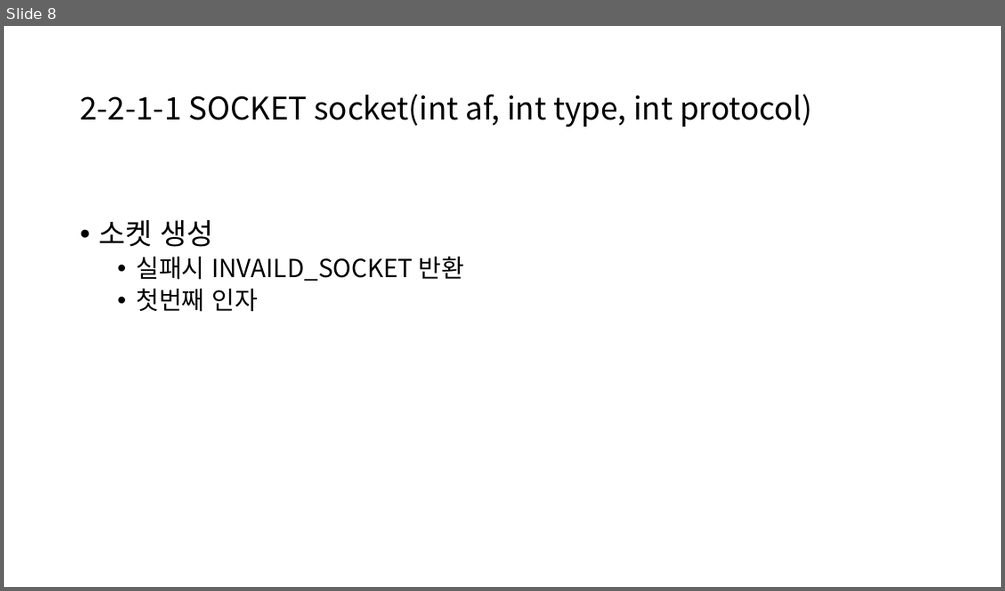
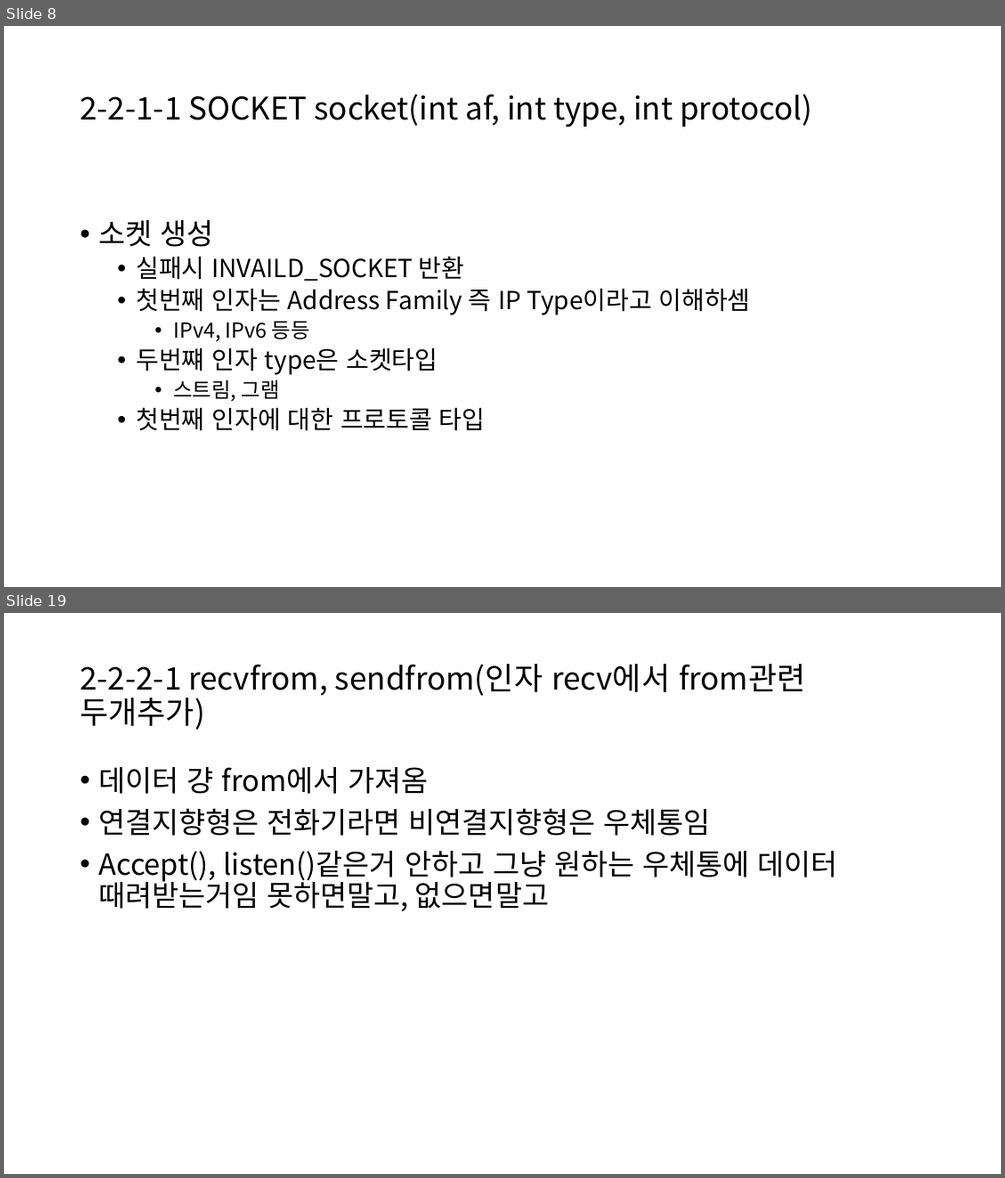
Before and after one commit to OnionLee/game_server_study, a slide deck: doc/온라인 게임 서버 - 기초편.pptx. Shown one above the other, each under a label of ours: slide 8 before the commit, slides 8 and 19 after it; the slides between them are not shown. The pictures are 1005x591 and 1005x1178 pixels, drawn with LibreOffice and Linux fonts; fonts in the diff are those of the drawing. Boxes give left, top, right and bottom in pixels: in the first picture for what was removed or moved away, otherwise in the second. Text is boxed around its words. In the diff, an @@ line names an element or a change of style, - is before the commit and + after.

Commit message:
에코서버 추가, 근데 넘모힘들어서 치다가 말았음, 시간많을때 더 치자

```diff
--- a/doc/온라인 게임 서버 - 기초편.pptx
+++ b/doc/온라인 게임 서버 - 기초편.pptx
@@ slide 19 added at [4,613,1001,1174], background #FFFFFF @@
@@ title added at [80,664,806,730], 30 pt, text #000000 @@
+2-2-2-1 recvfrom, sendfrom(인자 recv에서 from관련 두개추가)
@@ text added at [98,767,838,911], 28 pt, text #000000 @@
+• 데이터 걍 from에서 가져옴
+• 연결지향형은 전화기라면 비연결지향형은 우체통임
+• Accept(), listen()같은거 안하고 그냥 원하는 우체통에 데이터 때려받는거임 못하면말고, 없으면말고
@@ slide 8 changed as well @@
@@ text at [136,288,751,431]: text changed @@
-  • 첫번째 인자
+  • 첫번째 인자는 Address Family 즉 IP Type이라고 이해하셈
+    • IPv4, IPv6 등등
+  • 두번쨰 인자 type은 소켓타입
+    • 스트림, 그램
+  • 첫번째 인자에 대한 프로토콜 타입
```
Also in this commit, not shown: 2 other slides changed, 13 other slides added, 12 other files.
